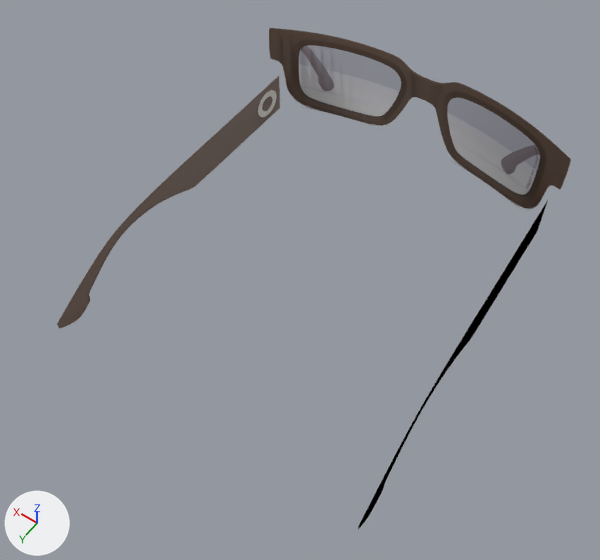
The glTF model public/ar/3d/002051A28940698.glb as it was, and as the next commit left it.
Before and after are seen from a camera (50 mm lens) standing at (-0.12, 0.26, 0.239) and looking at (-0.002, 0.094, -0.022). The lights are fixed; the arrows at lower left show +X, +Y and +Z. The first picture is the older version.

Objects in the first picture: 'anteojo'.
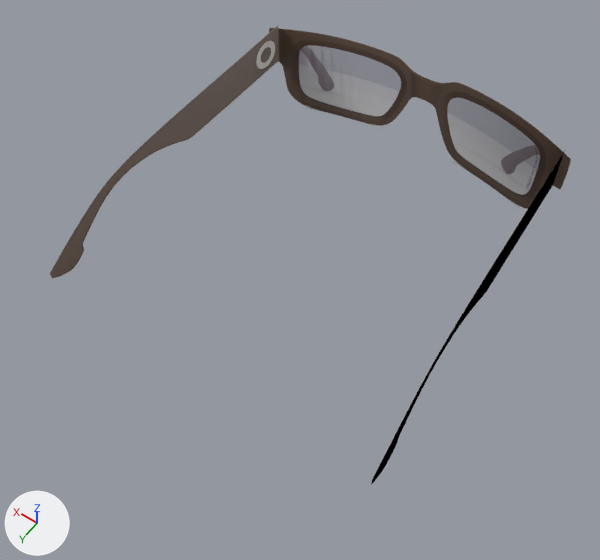
Changed parts and their boxes (x1, y1, x2, y2) in the pictures (600 x 560 px; the box of a moved part takes in the faces that stretch with it):
'anteojo', reshaped (8% shorter)
    before: (57, 28, 571, 529)
    after: (50, 26, 571, 485)
part 1 of me_mesh_0, moved or reshaped
    before: (358, 200, 548, 529)
    after: (371, 150, 565, 485)
part 2 of me_mesh_0, moved or reshaped
    before: (57, 76, 280, 329)
    after: (50, 26, 279, 279)

What the commit changed:
me_mesh_0 is used by ob_anteojo; location (0.0, 0.0, 0.0).
me_mesh_0 had 102 vertices, 96 faces and spanned x -0.073..0.073, y 0.0..0.159, z -0.047..0.022.
me_mesh_0 now has 102 vertices, 96 faces and spans x -0.073..0.073, y 0.0..0.154, z -0.022..0.022.
me_mesh_0 part 1: the loose piece of 18 vertices spanning x -0.073..-0.067, y 0.014..0.159, z -0.047..-0.004 is scaled about its middle by (1, 0.966, 0.966), then moved by (0.0, -0.003, 0.027).
me_mesh_0 part 2: the loose piece of 18 vertices spanning x 0.067..0.073, y 0.014..0.159, z -0.047..-0.004 is scaled about its middle by (1, 0.966, 0.966), then moved by (0.0, -0.003, 0.027).
